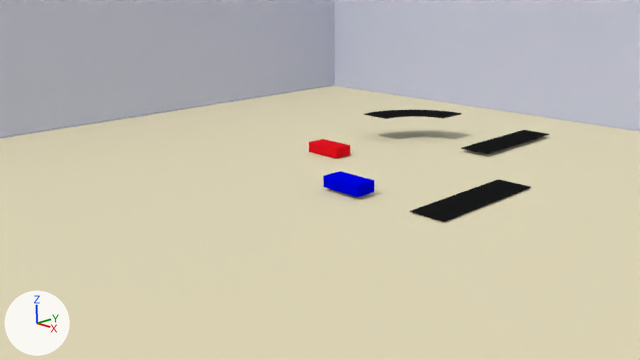
The Blender file BlenderFiles/SlotCar.blend as it was, and as the next commit left it.
The view is the same before and after, from the file's camera 'Camera'. Lighting does not change. The marker at lower left points along +X, +Y and +Z.

The first picture shows 'Car1', 'Car2', 'Cube', 'Cube.001', 'Curve1', 'Floor', 'Track1', 'Track2'.
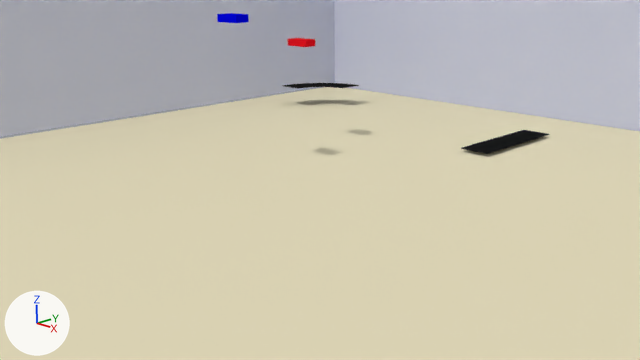
Pixel boxes [x1, y1, x2, y2] of what changed, in the pictures (640 x 360 px):
'Track2', deleted (black)
    before: [410, 179, 531, 222]
'Car2', moved, rescaled (37% narrower, 59% shorter)
    before: [323, 171, 374, 197]
    after: [217, 13, 249, 23]
'Curve1', moved, rescaled
    before: [364, 110, 462, 119]
    after: [282, 83, 359, 89]
'Car1', moved, rescaled (33% narrower, 50% shorter)
    before: [309, 139, 350, 158]
    after: [288, 38, 315, 47]

Patch to the scene script:
```diff
--- a/BlenderFiles/SlotCar.blend.py
+++ b/BlenderFiles/SlotCar.blend.py
@@ ob_curve1 @@
 ob_curve1 = bpy.data.objects.new('Curve1', me_circle_002)
-ob_curve1.location = (-0.71, 2.0, 0.321)
-ob_curve1.scale = (0.539, 0.539, 1.66)
+ob_curve1.location = (-3.535, 2.907, 0.321)
+ob_curve1.scale = (0.539, 0.539, 1.0)
@@ ob_track2 @@
-ob_track2 = bpy.data.objects.new('Track2', me_cube_007)
-ob_track2.location = (1.075, 0.701, 0.02)
-ob_track2.rotation_euler = (0.0, 0.0, 1.571)  # degrees (0, 0, 90)
-ob_track2.scale = (0.75, 0.2, 0.005)
@@ ob_car2 @@
 ob_car2 = bpy.data.objects.new('Car2', me_cube_002)
-ob_car2.location = (0.0, 0.0, 0.1)
-ob_car2.scale = (0.25, 0.125, 0.0625)
+ob_car2.location = (-1.658, -0.177, 1.739)
+ob_car2.scale = (0.175, 0.0875, 0.0437)
@@ ob_car1 @@
 ob_car1 = bpy.data.objects.new('Car1', me_cube_001)
-ob_car1.location = (-1.322, 1.0, 0.074)
-ob_car1.scale = (0.25, 0.125, 0.0625)
+ob_car1.location = (-2.087, 1.237, 1.342)
+ob_car1.scale = (0.175, 0.0875, 0.0437)
```
